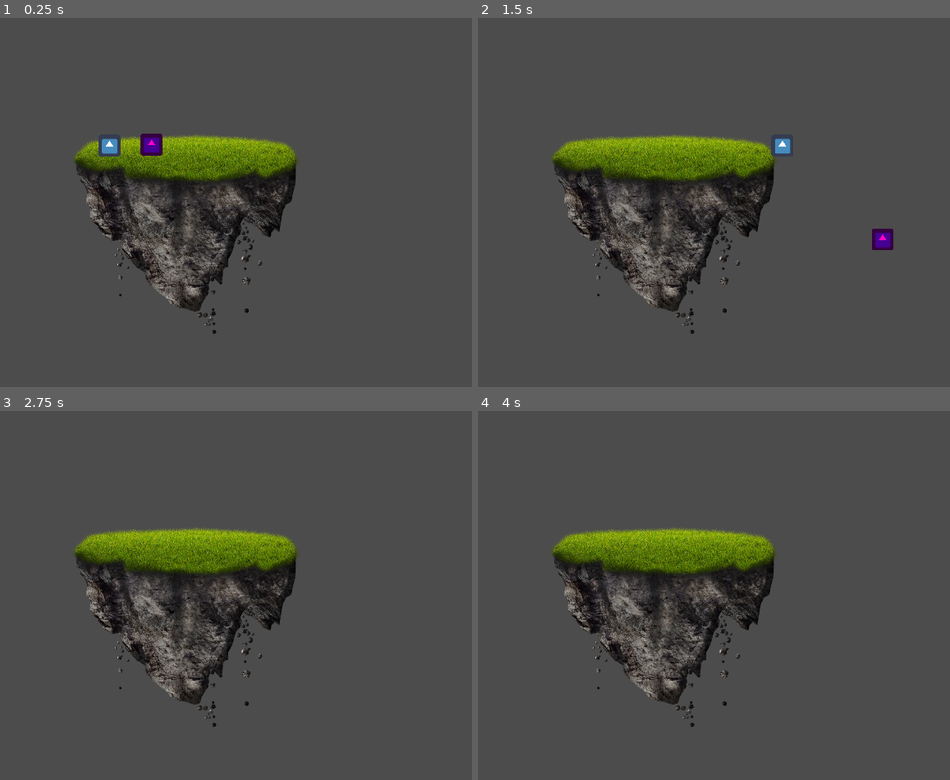
Above: before the commit, frames 1-4 (two rows, left to right).
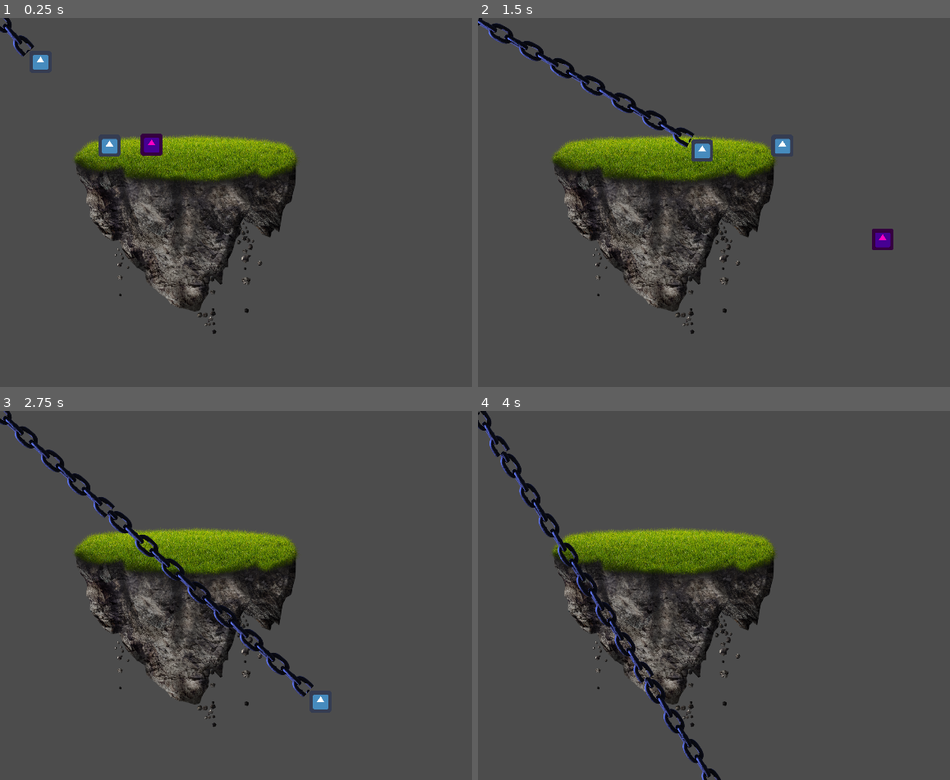
Above: after the commit, the same moments.

Repository: SkyanSam/Buried2023
Game: Godot game, scene res://game.tscn
The game is run twice, just before and just after one commit, with the same random seed, the same clock (stepped at 60 frames per second) and the same inputs. The project has no main scene, so this scene is started directly. The engine's default icon, where the game draws it, is replaced by a stand-in: a white triangle on a blue panel in a dark square.
Inputs:
- Up to frame 1 (0.25 s): no input
- Up to frame 2 (1.5 s): tap Enter (ui_accept) at 0.5, 0.77 s; hold Right (ui_right) from 0.53 s (still down)
- Up to frame 3 (2.75 s): tap Enter (ui_accept) at 1.52 s; release Right (ui_right) at 2.03 s; hold Left (ui_left) from 2.03 s (still down)
- Up to frame 4 (4 s): release Left (ui_left) at 2.78 s; hold Right (ui_right) from 2.78 s (still down); tap Enter (ui_accept) at 3.02, 3.77 s

The runs differ from the first frame. In frame 1, 0.4% of the frame differs, in the area x 0-11%, y 0-14%; in frame 2, 1.7%; in frame 3, 2.4%, in the area x 0-70%, y 0-81%; in frame 4, 2.3%.

Commit message:
player can follow chain in samplescene "game.tscn"
NOTE to self: work on parrying chains next and move chain to DepressionBoss scene

Diff:
--- a/Buried/Chain/Chain.gd
+++ b/Buried/Chain/Chain.gd
@@ -2,7 +2,7 @@
 
 var chain_speed = 500;
 var chain_origin : Vector2 = Vector2(0,0)
-var chain_target : Vector2 = Vector2(1200,700)
+export var chain_target_path : NodePath
 
 func _ready():
 	points.resize(2)
@@ -10,6 +10,7 @@
 	points[0] = chain_origin;
 
 func _process(delta):
+	var chain_target = (get_node(chain_target_path) as Node2D).global_position
 	points[0] = points[0].move_toward(chain_target, delta * chain_speed)
 	$ChainEnd.position = points[0] # check if it needs to be global
 	$RayCast2D.position = points[1]
--- a/Buried/game.tscn
+++ b/Buried/game.tscn
@@ -1,9 +1,10 @@
-[gd_scene load_steps=7 format=2]
+[gd_scene load_steps=8 format=2]
 
 [ext_resource path="res://floating island.png" type="Texture" id=1]
 [ext_resource path="res://icon.png" type="Texture" id=2]
 [ext_resource path="res://Player.tscn" type="PackedScene" id=3]
 [ext_resource path="res://Enemy.gd" type="Script" id=4]
+[ext_resource path="res://Chain/Chain.tscn" type="PackedScene" id=5]
 
 [sub_resource type="RectangleShape2D" id=1]
 extents = Vector2( 321.5, 228 )
@@ -25,6 +26,9 @@
 
 [node name="Player" parent="." instance=ExtResource( 3 )]
 
+[node name="Chain" parent="." instance=ExtResource( 5 )]
+chain_target_path = NodePath("../Player")
+
 [node name="Enemy" type="KinematicBody2D" parent="."]
 position = Vector2( 443, 304 )
 script = ExtResource( 4 )
Not shown, removed: Buried/.mono/metadata/ide_messaging_meta.txt
